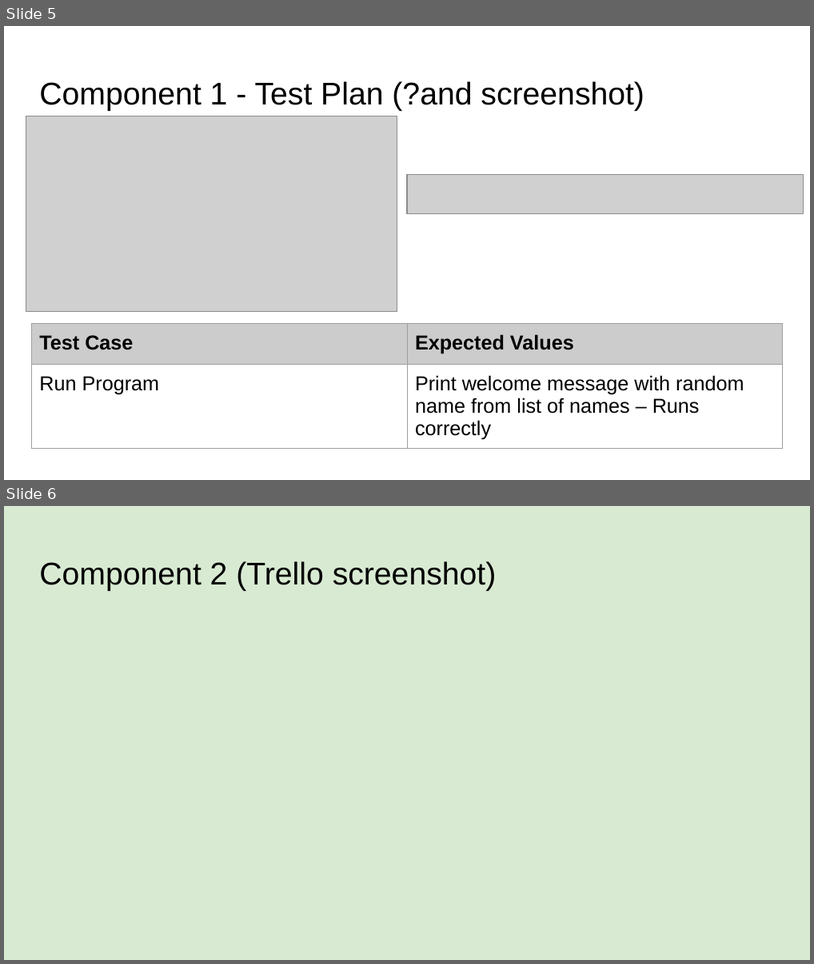
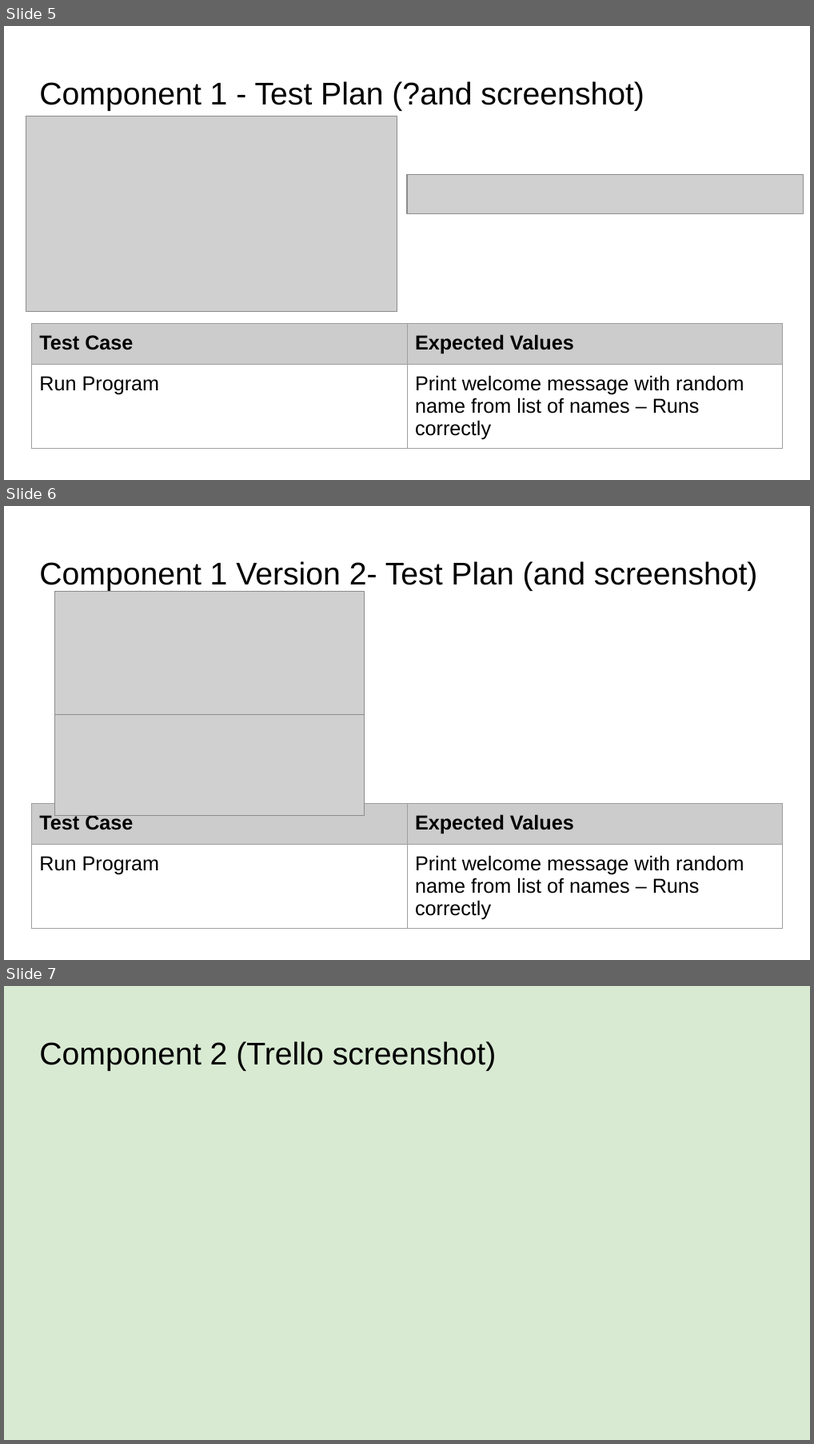
Before and after one commit to levinelson69/pizza_bot, a slide deck: 022_91893+_+91897+Documentation.pptx. Shown one above the other, each under a label of ours: slides 5 and 6 before the commit, slides 5, 6 and 7 after it. The pictures are 814x964 and 814x1444 pixels, drawn with LibreOffice and Linux fonts; fonts in the diff are those of the drawing; grey boxes stand for pictures. Boxes give left, top, right and bottom in pixels: in the first picture for what was removed or moved away, otherwise in the second. Text is boxed around its words. In the diff, an @@ line names an element or a change of style, - is before the commit and + after.

Commit message:
Created welcomev2
Created the welcome message code into a function. Also created a main() function to call welcome()

```diff
--- a/022_91893+_+91897+Documentation.pptx
+++ b/022_91893+_+91897+Documentation.pptx
@@ slide 6 added at (4, 506, 810, 960), background #FFFFFF @@
@@ title added at (39, 561, 758, 591), 28 pt, text #000000 @@
+Component 1 Version 2- Test Plan (and screenshot)
@@ picture added at (56, 591, 365, 716) @@
@@ picture added at (56, 714, 365, 816) @@
@@ table added at (31, 804, 783, 932), 2 rows, 2 columns @@
+Test Case | Expected Values
+Run Program | Print welcome message with random name from list of names – Runs correctly
@@ what was slide 6 is now slide 7 @@
```
Also in this commit, not shown: 3 slides changed, 3 other files.
